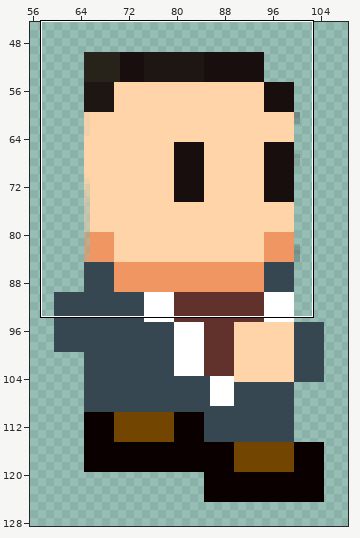
Sprite sheet, stored at Images/ronaldus_run_2.png. Above, an overview of the earlier version with the close-up marked.
Close-up. Before the edit:
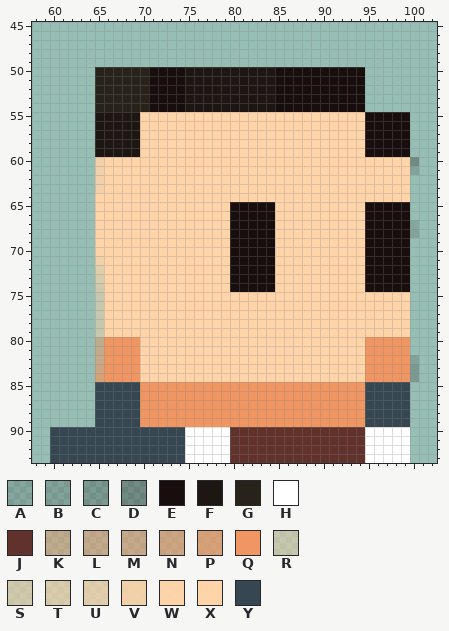
The file is 200x145 pixels. Pixels under 10% opacity are left out. Colours within 5 levels of each other are drawn and written as one. Shown: x 58..102, y 45..93. The wide view leaves out empty margins.
Palette (. is transparent): A #190e0e21  B #190e0e28  C #190e0e36  D #190e0e4c  E #190e0e  F #1e1613  G #27221a  H #ffffff  J #61322c  K #ef966273  L #ef96627b  M #ef966283  N #ef966299  P #ef9662b7  Q #ef9662  R #ffd4a873  S #ffd4a88c  T #ffd4a8a0  U #ffd4a8b7  V #ffd4a8df  W #ffd4a8f9  X #ffd4a8  Y #364751
Pixels before, first column x 60:
50 .....GGGGGGEEEEFFFFFFFFFFEEEEEEEEEE......
51 .....GGGGGGEEEEFFFFFFFFFFEEEEEEEEEE......
52 .....GGGGGGEEEEFFFFFFFFFFEEEEEEEEEE......
53 .....GGGGGGEEEEFFFFFFFFFFEEEEEEEEEE......
54 .....GGGGGGEEEEFFFFFFFFFFEEEEEEEEEE......
55 .....FFFFFXXXXXXXXXXXXXXXXXXXXXXXXXEEEEE.
56 .....FFFFFXXXXXXXXXXXXXXXXXXXXXXXXXEEEEE.
57 .....FFFFFXXXXXXXXXXXXXXXXXXXXXXXXXEEEEE.
58 .....FFFFFXXXXXXXXXXXXXXXXXXXXXXXXXEEEEE.
59 .....FFFFFXXXXXXXXXXXXXXXXXXXXXXXXXEEEEE.
60 .....VXXXXXXXXXXXXXXXXXXXXXXXXXXXXXXXXXXD
61 .....VXXXXXXXXXXXXXXXXXXXXXXXXXXXXXXXXXXB
62 .....VXXXXXXXXXXXXXXXXXXXXXXXXXXXXXXXXXX.
63 .....VXXXXXXXXXXXXXXXXXXXXXXXXXXXXXXXXXX.
64 .....XXXXXXXXXXXXXXXXXXXXXXXXXXXXXXXXXXX.
65 .....XXXXXXXXXXXXXXXEEEEEXXXXXXXXXXEEEEE.
66 .....XXXXXXXXXXXXXXXEEEEEXXXXXXXXXXEEEEE.
67 .....XXXXXXXXXXXXXXXEEEEEXXXXXXXXXXEEEEEA
68 .....XXXXXXXXXXXXXXXEEEEEXXXXXXXXXXEEEEEB
69 .....XXXXXXXXXXXXXXXEEEEEXXXXXXXXXXEEEEE.
70 .....WXXXXXXXXXXXXXXEEEEEXXXXXXXXXXEEEEE.
71 .....VXXXXXXXXXXXXXXEEEEEXXXXXXXXXXEEEEE.
72 .....UXXXXXXXXXXXXXXEEEEEXXXXXXXXXXEEEEE.
73 .....TXXXXXXXXXXXXXXEEEEEXXXXXXXXXXEEEEE.
74 .....SXXXXXXXXXXXXXXEEEEEXXXXXXXXXXEEEEE.
75 .....RXXXXXXXXXXXXXXXXXXXXXXXXXXXXXXXXXX.
76 .....RXXXXXXXXXXXXXXXXXXXXXXXXXXXXXXXXXX.
77 .....RXXXXXXXXXXXXXXXXXXXXXXXXXXXXXXXXXX.
78 .....RXXXXXXXXXXXXXXXXXXXXXXXXXXXXXXXXXX.
79 .....RXXXXXXXXXXXXXXXXXXXXXXXXXXXXXXXXXX.
80 .....KQQQQXXXXXXXXXXXXXXXXXXXXXXXXXQQQQQ.
81 .....LQQQQXXXXXXXXXXXXXXXXXXXXXXXXXQQQQQ.
82 .....MQQQQXXXXXXXXXXXXXXXXXXXXXXXXXQQQQQB
83 .....NQQQQXXXXXXXXXXXXXXXXXXXXXXXXXQQQQQC
84 .....PQQQQXXXXXXXXXXXXXXXXXXXXXXXXXQQQQQC
85 .....YYYYYQQQQQQQQQQQQQQQQQQQQQQQQQYYYYY.
86 .....YYYYYQQQQQQQQQQQQQQQQQQQQQQQQQYYYYY.
87 .....YYYYYQQQQQQQQQQQQQQQQQQQQQQQQQYYYYY.
88 .....YYYYYQQQQQQQQQQQQQQQQQQQQQQQQQYYYYY.
89 .....YYYYYQQQQQQQQQQQQQQQQQQQQQQQQQYYYYY.
90 YYYYYYYYYYYYYYYHHHHHJJJJJJJJJJJJJJJHHHHH.
91 YYYYYYYYYYYYYYYHHHHHJJJJJJJJJJJJJJJHHHHH.
92 YYYYYYYYYYYYYYYHHHHHJJJJJJJJJJJJJJJHHHHH.
93 YYYYYYYYYYYYYYYHHHHHJJJJJJJJJJJJJJJHHHHH.
New version:
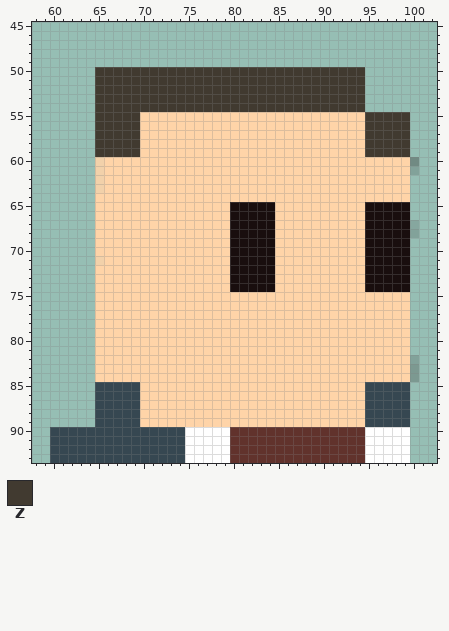
Colours new in this view: Z #413a30
Diff:
{"y":50,"x":65,"old":"GGGGGGEEEEFFFFFFFFFFEEEEEEEEEE","new":"ZZZZZZZZZZZZZZZZZZZZZZZZZZZZZZ"}
{"y":51,"x":65,"old":"GGGGGGEEEEFFFFFFFFFFEEEEEEEEEE","new":"ZZZZZZZZZZZZZZZZZZZZZZZZZZZZZZ"}
{"y":52,"x":65,"old":"GGGGGGEEEEFFFFFFFFFFEEEEEEEEEE","new":"ZZZZZZZZZZZZZZZZZZZZZZZZZZZZZZ"}
{"y":53,"x":65,"old":"GGGGGGEEEEFFFFFFFFFFEEEEEEEEEE","new":"ZZZZZZZZZZZZZZZZZZZZZZZZZZZZZZ"}
{"y":54,"x":65,"old":"GGGGGGEEEEFFFFFFFFFFEEEEEEEEEE","new":"ZZZZZZZZZZZZZZZZZZZZZZZZZZZZZZ"}
{"y":55,"x":65,"old":"FFFFF","new":"ZZZZZ"}
{"y":55,"x":95,"old":"EEEEE","new":"ZZZZZ"}
{"y":56,"x":65,"old":"FFFFF","new":"ZZZZZ"}
{"y":56,"x":95,"old":"EEEEE","new":"ZZZZZ"}
{"y":57,"x":65,"old":"FFFFF","new":"ZZZZZ"}
{"y":57,"x":95,"old":"EEEEE","new":"ZZZZZ"}
{"y":58,"x":65,"old":"FFFFF","new":"ZZZZZ"}
{"y":58,"x":95,"old":"EEEEE","new":"ZZZZZ"}
{"y":59,"x":65,"old":"FFFFF","new":"ZZZZZ"}
{"y":59,"x":95,"old":"EEEEE","new":"ZZZZZ"}
{"y":72,"x":65,"old":"U","new":"X"}
{"y":73,"x":65,"old":"T","new":"X"}
{"y":74,"x":65,"old":"S","new":"X"}
{"y":75,"x":65,"old":"R","new":"X"}
{"y":76,"x":65,"old":"R","new":"X"}
{"y":77,"x":65,"old":"R","new":"X"}
{"y":78,"x":65,"old":"R","new":"X"}
{"y":79,"x":65,"old":"R","new":"X"}
{"y":80,"x":65,"old":"KQQQQ","new":"XXXXX"}
{"y":80,"x":95,"old":"QQQQQ","new":"XXXXX"}
{"y":81,"x":65,"old":"LQQQQ","new":"XXXXX"}
{"y":81,"x":95,"old":"QQQQQ","new":"XXXXX"}
{"y":82,"x":65,"old":"MQQQQ","new":"XXXXX"}
{"y":82,"x":95,"old":"QQQQQ","new":"XXXXX"}
{"y":83,"x":65,"old":"NQQQQ","new":"XXXXX"}
{"y":83,"x":95,"old":"QQQQQ","new":"XXXXX"}
{"y":84,"x":65,"old":"PQQQQ","new":"XXXXX"}
{"y":84,"x":95,"old":"QQQQQ","new":"XXXXX"}
{"y":85,"x":70,"old":"QQQQQQQQQQQQQQQQQQQQQQQQQ","new":"XXXXXXXXXXXXXXXXXXXXXXXXX"}
{"y":86,"x":70,"old":"QQQQQQQQQQQQQQQQQQQQQQQQQ","new":"XXXXXXXXXXXXXXXXXXXXXXXXX"}
{"y":87,"x":70,"old":"QQQQQQQQQQQQQQQQQQQQQQQQQ","new":"XXXXXXXXXXXXXXXXXXXXXXXXX"}
{"y":88,"x":70,"old":"QQQQQQQQQQQQQQQQQQQQQQQQQ","new":"XXXXXXXXXXXXXXXXXXXXXXXXX"}
{"y":89,"x":70,"old":"QQQQQQQQQQQQQQQQQQQQQQQQQ","new":"XXXXXXXXXXXXXXXXXXXXXXXXX"}
{"label":"changed","picture_box":[95,67,410,157]}
{"label":"changed","picture_box":[95,265,410,427]}
